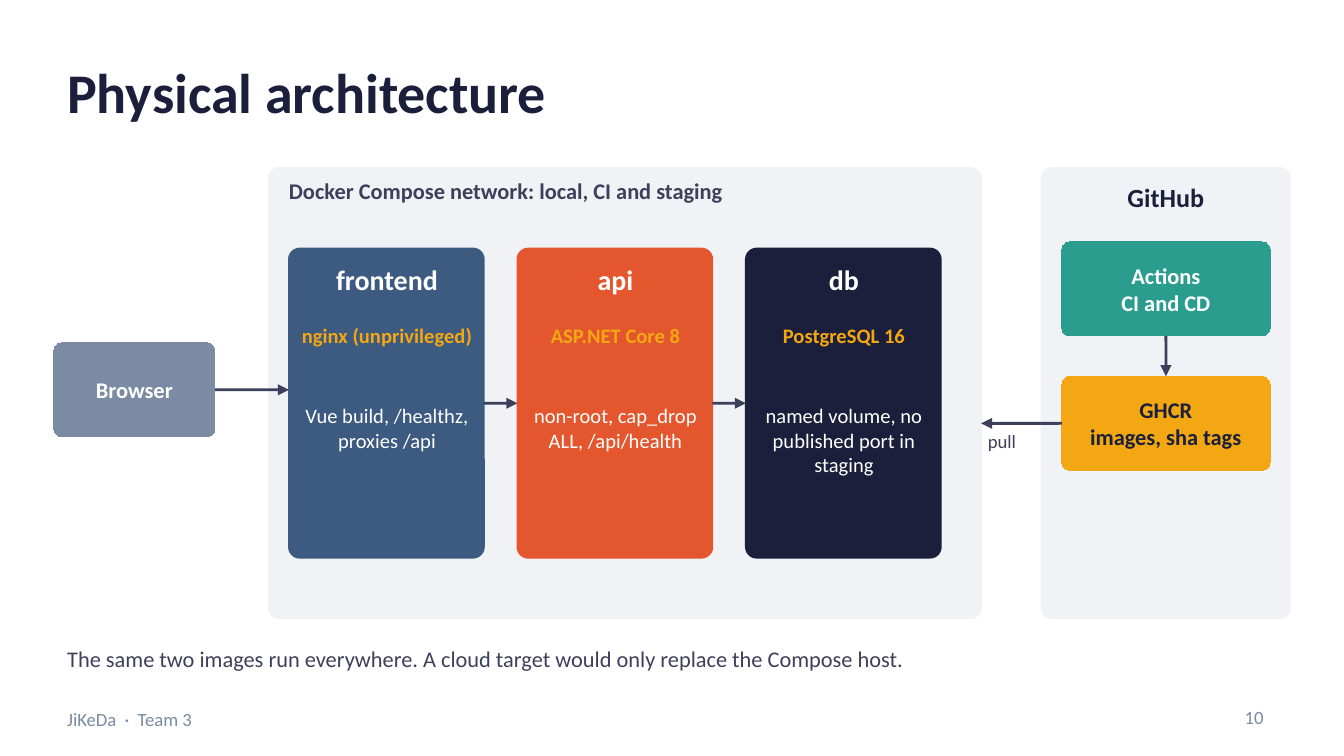
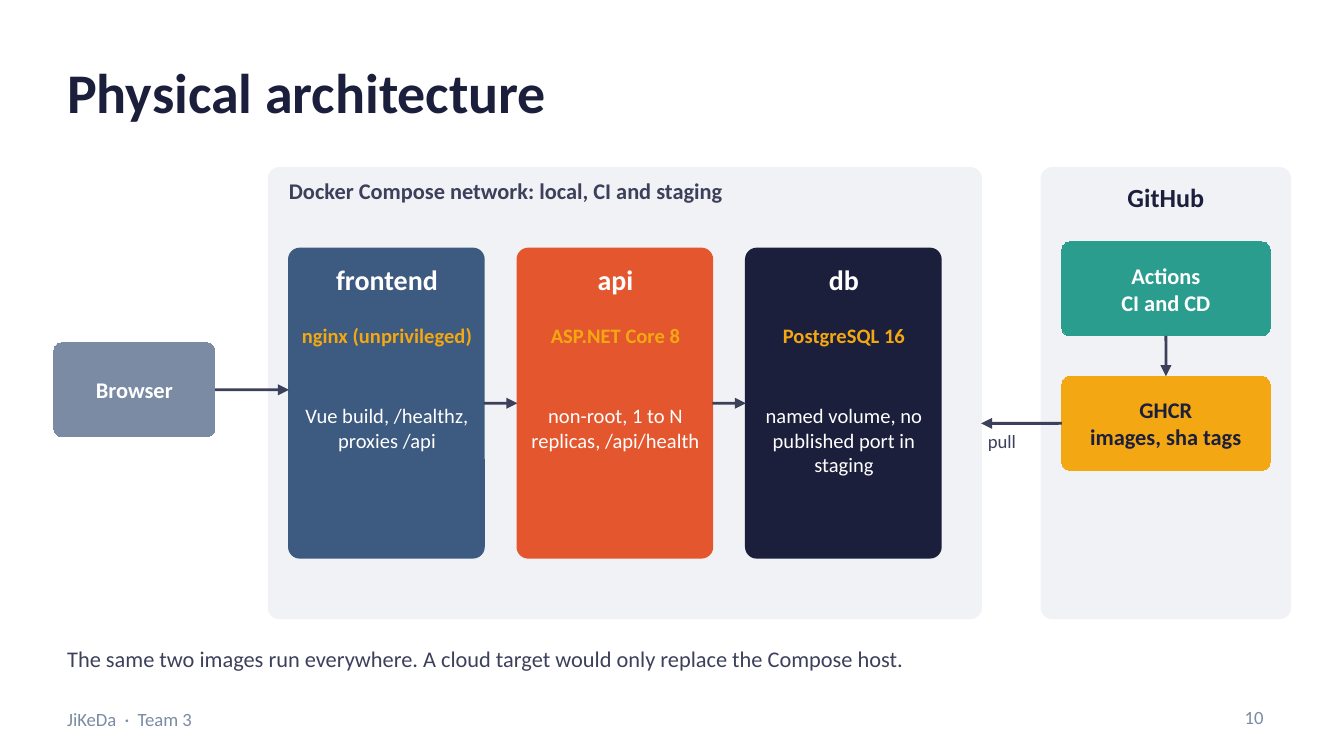
Before and after one commit to Friedriceee/5001, a slide deck: slide 10 of docs/presentation/JiKeDa_Team3_Presentation.pptx. Drawn at 1344x756 pixels with LibreOffice and Linux fonts; fonts in the diff are those of the drawing. Boxes give left, top, right and bottom in pixels: in the first picture for what was removed or moved away, otherwise in the second. Text is boxed around its words. In the diff, an @@ line names an element or a change of style, - is before the commit and + after.

```diff
--- a/docs/presentation/JiKeDa_Team3_Presentation.pptx
+++ b/docs/presentation/JiKeDa_Team3_Presentation.pptx
@@ text at (x1=531, y1=409, x2=699, y2=452): text changed @@
-non-root, cap_drop ALL, /api/health
+non-root, 1 to N replicas, /api/health
```
Also in this commit, not shown: 8 other slides changed, 1 slide added, 2 other files.
